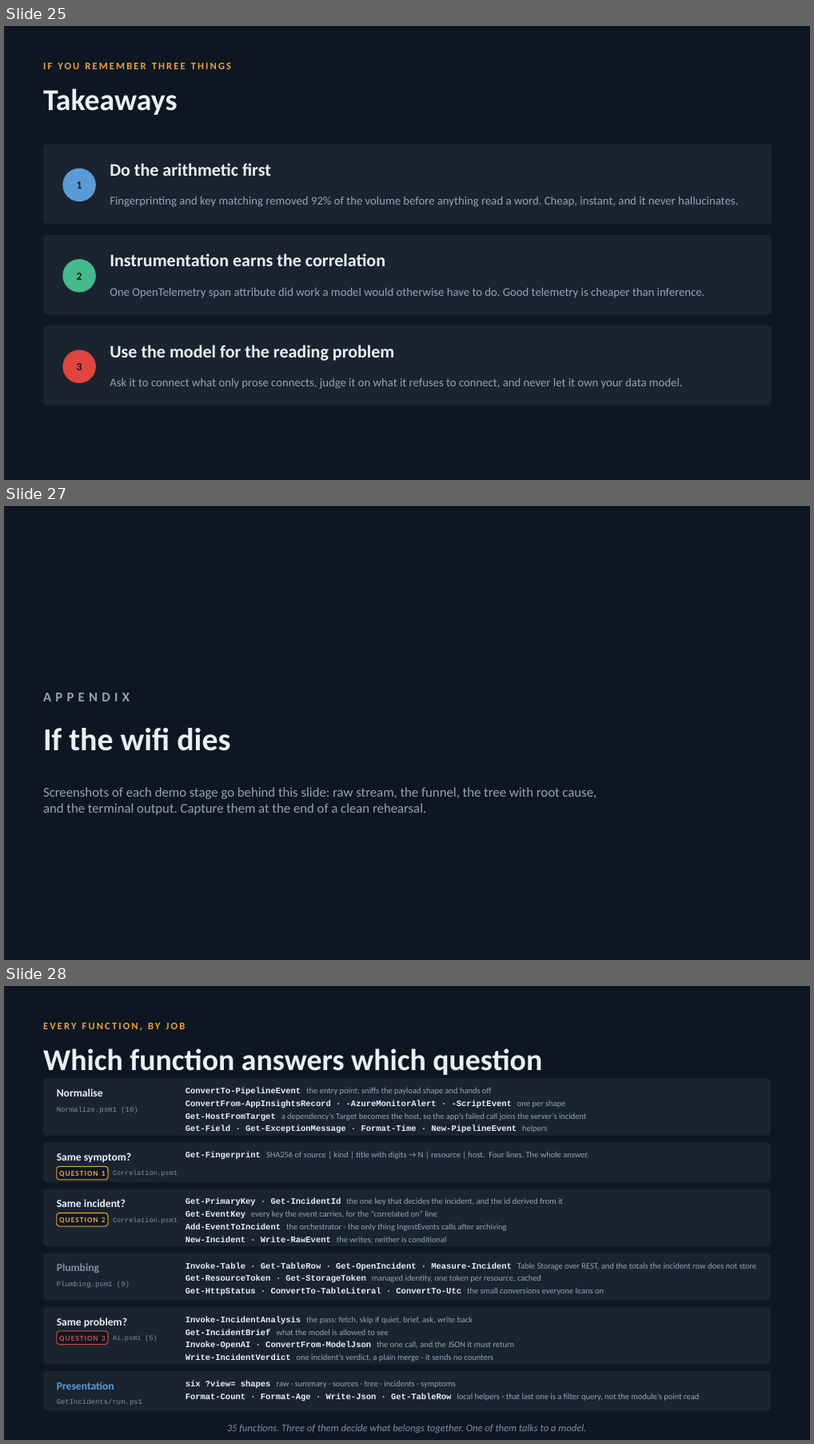
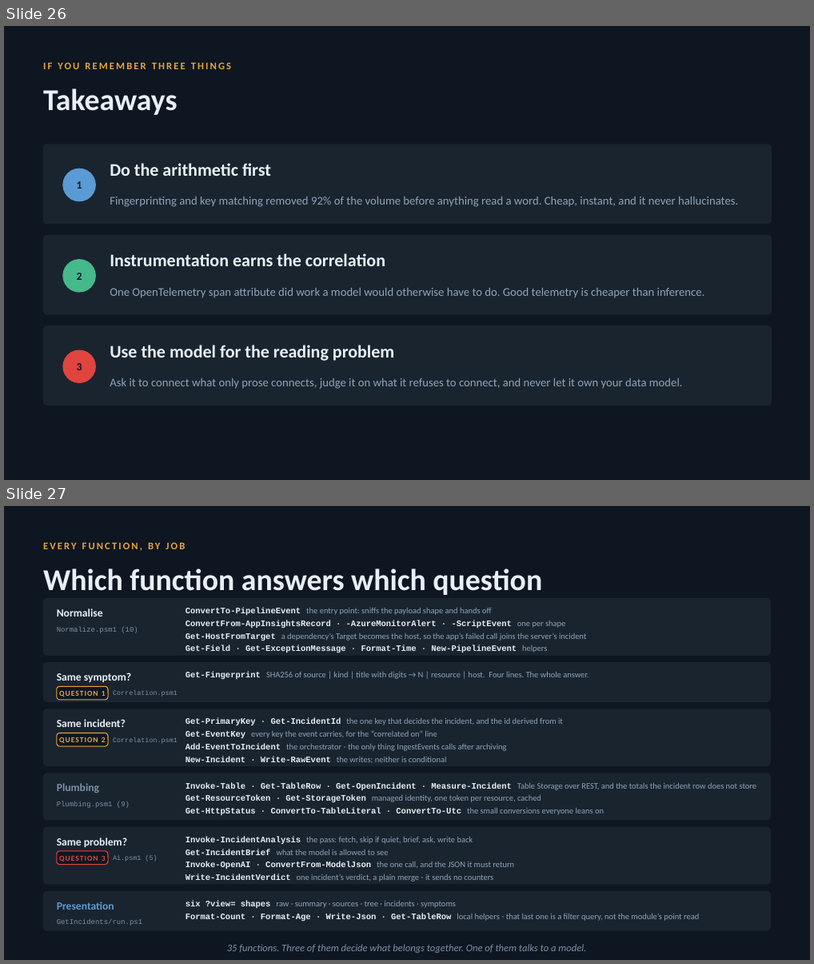
Before and after one commit to donnietaylor/cas2026, a slide deck: smarter-monitoring/slides/smarter-monitoring.pptx. Shown one above the other, each under a label of ours: slides 25, 27 and 28 before the commit, slides 26 and 27 after it; the slides between them are not shown. The pictures are 814x1444 and 814x964 pixels, drawn with LibreOffice and Linux fonts; fonts in the diff are those of the drawing. Boxes give left, top, right and bottom in pixels: in the first picture for what was removed or moved away, otherwise in the second. Text is boxed around its words. In the diff, an @@ line names an element or a change of style, - is before the commit and + after.

```diff
--- a/smarter-monitoring/slides/smarter-monitoring.pptx
+++ b/smarter-monitoring/slides/smarter-monitoring.pptx
@@ slide 27 removed at [4,506,810,960], background #0E1621 @@
@@ text removed at [43,692,130,701] @@
-APPENDIX
@@ text removed at [43,728,230,751] @@
-If the wifi dies
@@ text removed at [43,787,597,815] @@
-Screenshots of each demo stage go behind this slide: raw stream, the funnel, the tree with root cause, and the terminal output. Capture them at the end of a clean rehearsal.
@@ what was slide 25 is now slide 26 @@
@@ what was slide 28 is now slide 27 @@
```
Also in this commit, not shown: 2 slides added, 1 other slide removed, 5 other files.
